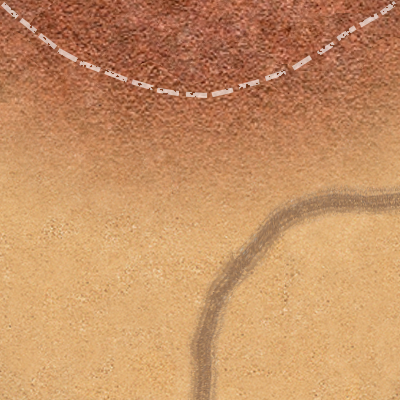
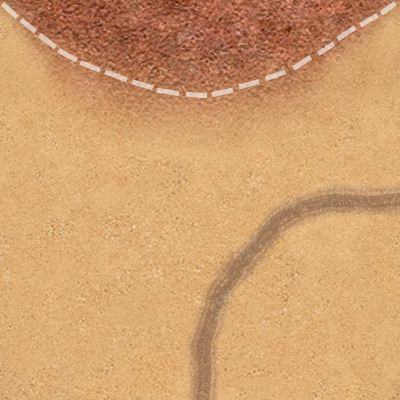
Before/after of a 400×400 layered artwork. What changed in the layer stack:
painted on "Слой 2" over [left=0, top=0, right=400, bottom=242]
